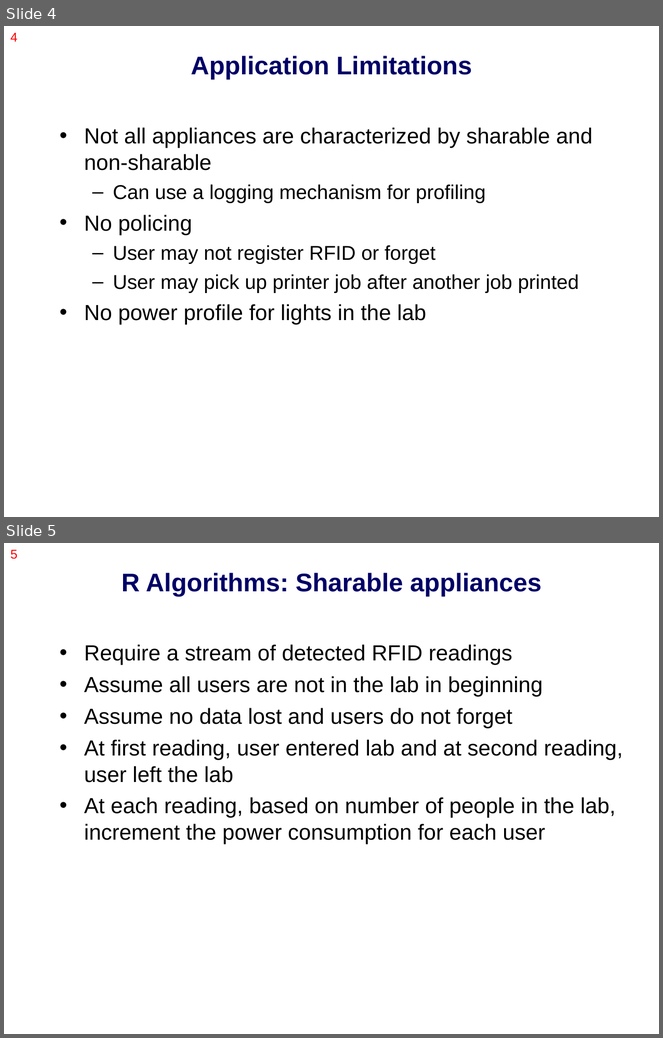
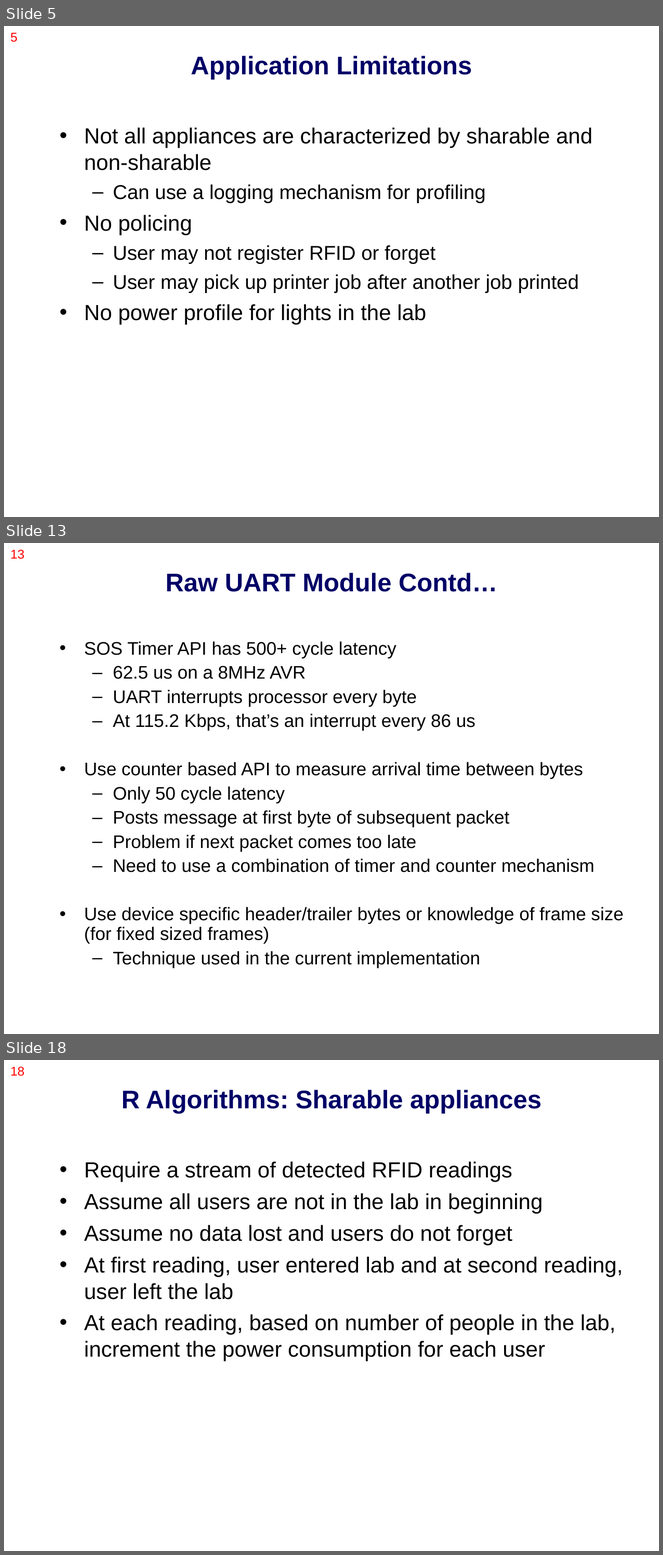
Before and after one commit to nesl/splt, a slide deck: docs/presentation/class_project.ppt. Shown one above the other, each under a label of ours: slides 4 and 5 before the commit, slides 5, 13 and 18 after it; the slides between them are not shown. The pictures are 663x1038 and 663x1555 pixels, drawn with LibreOffice and Linux fonts; fonts in the diff are those of the drawing. Boxes give left, top, right and bottom in pixels: in the first picture for what was removed or moved away, otherwise in the second. Text is boxed around its words. In the diff, an @@ line names an element or a change of style, - is before the commit and + after.

```diff
--- a/docs/presentation/class_project.ppt
+++ b/docs/presentation/class_project.ppt
@@ slide 13 added at [4,543,659,1034], background #FFFFFF @@
@@ page number added at [10,550,24,559], 14 pt, text #FF0000 @@
+13
@@ title added at [166,573,497,592], 28 pt, text #000066, bold @@
+Raw UART Module Contd…
@@ text added at [84,641,623,968], 20 pt, text #000000 @@
+• SOS Timer API has 500+ cycle latency
+  – 62.5 us on a 8MHz AVR
+  – UART interrupts processor every byte
+  – At 115.2 Kbps, that’s an interrupt every 86 us
+• Use counter based API to measure arrival time between bytes
+  – Only 50 cycle latency
+  – Posts message at first byte of subsequent packet
+  – Problem if next packet comes too late
+  – Need to use a combination of timer and counter mechanism
+• Use device specific header/trailer bytes or knowledge of frame size (for fixed sized frames)
+  – Technique used in the current implementation
@@ what was slide 4 is now slide 5 @@
@@ page number at [10,33,18,42]: text changed @@
-4
+5
@@ what was slide 5 is now slide 18 @@
@@ page number at [10,1067,24,1076]: text changed @@
-5
+18
```
Also in this commit, not shown: 17 other slides added.
